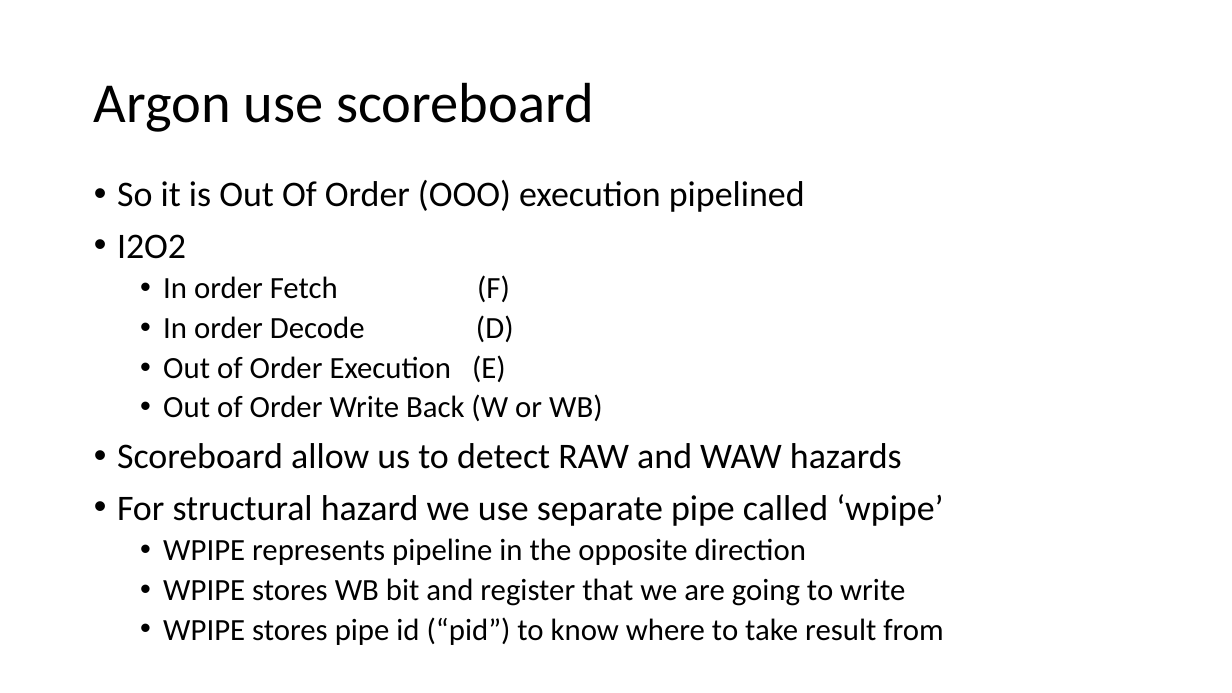
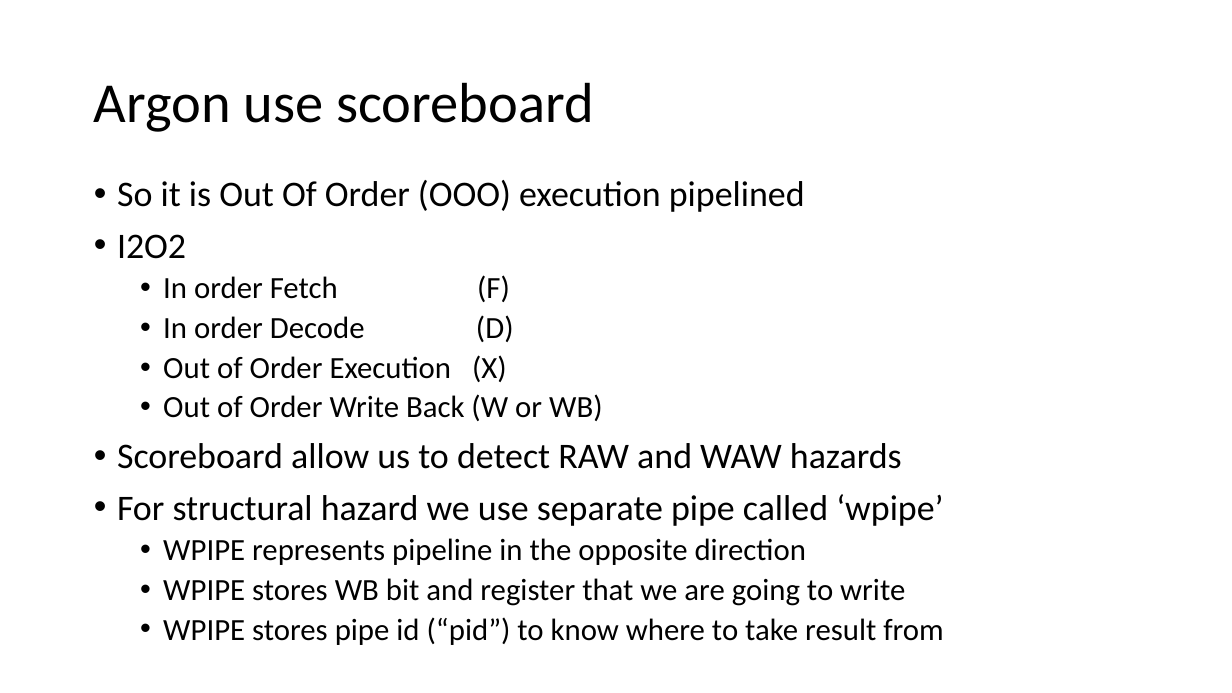
Before and after one commit to FROL256/argon-cpu, a slide deck: slide 2 of DOC/02_pipeline.pptx. Drawn at 1232x693 pixels with LibreOffice and Linux fonts; fonts in the diff are those of the drawing. Boxes give left, top, right and bottom in pixels: in the first picture for what was removed or moved away, otherwise in the second. Text is boxed around its words. In the diff, an @@ line names an element or a change of style, - is before the commit and + after.

```diff
--- a/DOC/02_pipeline.pptx
+++ b/DOC/02_pipeline.pptx
@@ text at [163, 355, 507, 382]: text changed @@
-  • Out of Order Execution (E)
+  • Out of Order Execution (X)
```
Also in this commit, not shown: 3 other files.
